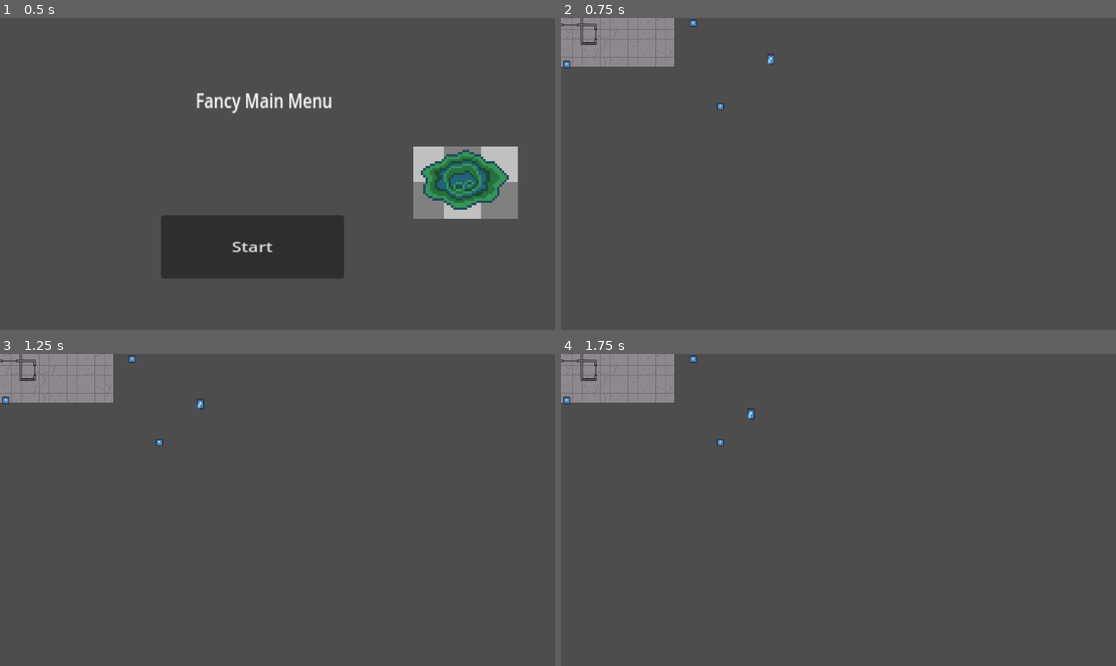
Above: before the commit, frames 1-4 (two rows, left to right).
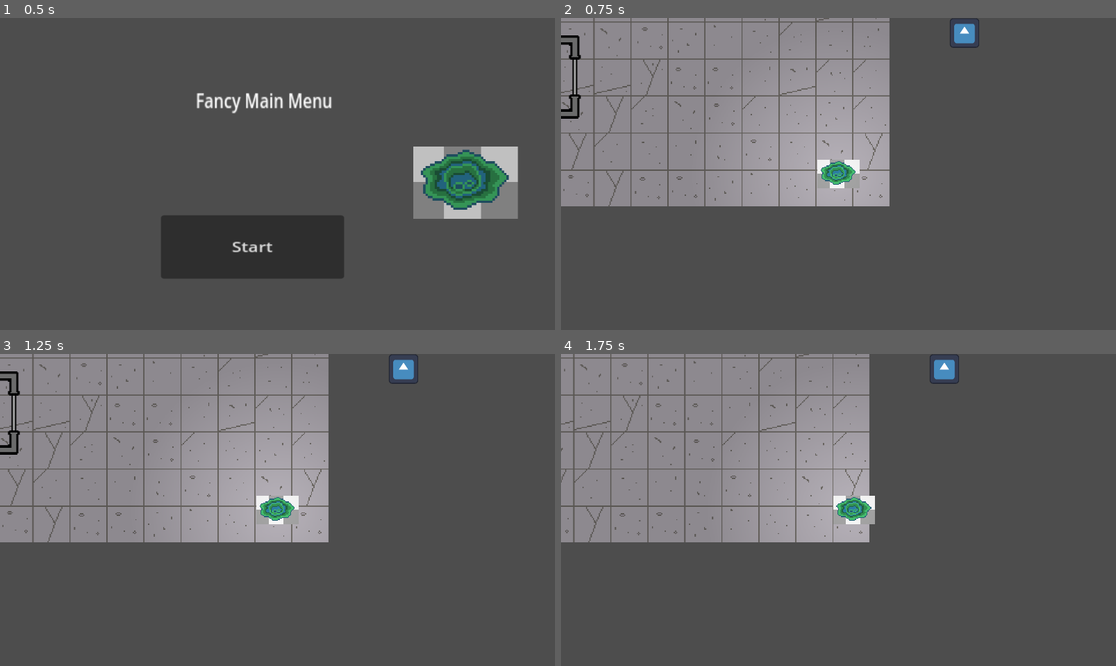
Above: after the commit, the same moments.

Repository: GeometricParrot/GMTK-2023-godot-horror
Game: Godot game, scene res://UI/m_ain_menu.tscn
Same seed, same stepped clock (60 frames per second), same inputs: the game is played once before the commit and once after it. The engine's default icon, where the game draws it, is replaced by a stand-in: a white triangle on a blue panel in a dark square.
Inputs:
- Up to frame 1 (0.5 s): no input
- Up to frame 2 (0.75 s): click "Start" at 0.5 s
- Up to frame 3 (1.25 s): no input
- Up to frame 4 (1.75 s): hold D (right) from 1.28 s (still down)

Frame 1 is identical in both runs. In frame 2, 32% of the frame differs, in the area x 0-76%, y 0-61%; in frame 3, 32%; in frame 4, 30%.
Error before the commit: Parse Error: Function "input_to_dir" has the same name as a previously declared function. (res://Player/player.gd:68)

Commit message:
Revert "Fix merge issues with animation"

Diff:
--- a/Player/player.gd
+++ b/Player/player.gd
@@ -4,8 +4,6 @@
 @export_range(0.01, 0.5, 0.01) var accel := 0.1
 @export_range(50, 1000, 10) var maxSpeed := 100.0
 var direction: Vector2
-
-@onready var animation_tree : AnimationTree = $AnimationTree
 
 @onready var music = $"Music Controller"
 
@@ -24,9 +22,6 @@
 
 	velocity = direction * maxSpeed  * delta * 60.0
 	move_and_slide()
-
-	handle_animations()
-
 
 
 
@@ -47,42 +42,7 @@
 	else:
 		input.y = min(input.y, input.normalized().y)
 
-
-
-
-func handle_animations() -> void:
-	var dir : Vector2 = Input.get_vector("left","right","up","down").normalized()
-
-	if dir != Vector2.ZERO:
-		animation_tree["parameters/conditions/idle"] = false
-		animation_tree["parameters/conditions/slide"] = true
-	else:
-		animation_tree["parameters/conditions/idle"] = true
-		animation_tree["parameters/conditions/slide"] = false
-
-	if dir != Vector2.ZERO:
-		animation_tree["parameters/Idle/blend_position"] = dir
-		animation_tree["parameters/Slide/blend_position"] = dir
-	print(velocity)
-
-func input_to_dir(input: Vector2) -> Vector2:
-
-	# makes sure to keep analog input
-	# and keep the speed maximum normalized
-
-	if input.x <= 0.0:
-		input.x = max(input.x, input.normalized().x)
-	else:
-		input.x = min(input.x, input.normalized().x)
-
-
-	if input.y <= 0.0:
-		input.y = max(input.y, input.normalized().y)
-	else:
-		input.y = min(input.y, input.normalized().y)
-
 	return input
-
 
 
 # magic code from the internet that make the floor make noise
--- a/Player/player.tscn
+++ b/Player/player.tscn
@@ -1,6 +1,4 @@
-
-[gd_scene load_steps=32 format=3 uid="uid://cvvypkl22xnqn"]
-
+[gd_scene load_steps=8 format=3 uid="uid://cvvypkl22xnqn"]
 
 [ext_resource type="Script" path="res://Player/player.gd" id="1_fscpc"]
 [ext_resource type="Texture2D" uid="uid://c4akavci7pn8" path="res://Player/Assets/slime.png" id="2_nnkxc"]
@@ -31,9 +29,7 @@
 texture_scale = 2.0
 
 [node name="Icon" type="Sprite2D" parent="."]
-position = Vector2(2.625, 14.625)
-rotation = 1.5708
-scale = Vector2(0.229972, 0.237)
+scale = Vector2(0.1, 0.1)
 texture = ExtResource("2_nnkxc")
 
 [node name="CollisionShape2D" type="CollisionShape2D" parent="."]
@@ -65,24 +61,6 @@
 [node name="CollisionShape2D" type="CollisionShape2D" parent="TileDetector"]
 shape = SubResource("RectangleShape2D_f7g36")
 
-[node name="CollisionShape2D2" type="CollisionShape2D" parent="TileDetector"]
-shape = SubResource("RectangleShape2D_f7g36")
-
-[node name="AnimationPlayer" type="AnimationPlayer" parent="."]
-libraries = {
-"": SubResource("AnimationLibrary_ur3vb")
-}
-
-[node name="AnimationTree" type="AnimationTree" parent="."]
-tree_root = SubResource("AnimationNodeStateMachine_nlkxj")
-anim_player = NodePath("../AnimationPlayer")
-active = true
-parameters/conditions/idle = false
-parameters/conditions/slide = false
-parameters/Idle/blend_position = Vector2(-0.00529099, -0.00436676)
-parameters/Slide/blend_position = Vector2(-0.00284898, 0.00436687)
-
-
 [node name="Music Controller" parent="." instance=ExtResource("4_cnd6g")]
 
 [connection signal="area_shape_entered" from="TileDetector" to="." method="_on_tile_detector_area_shape_entered"]
